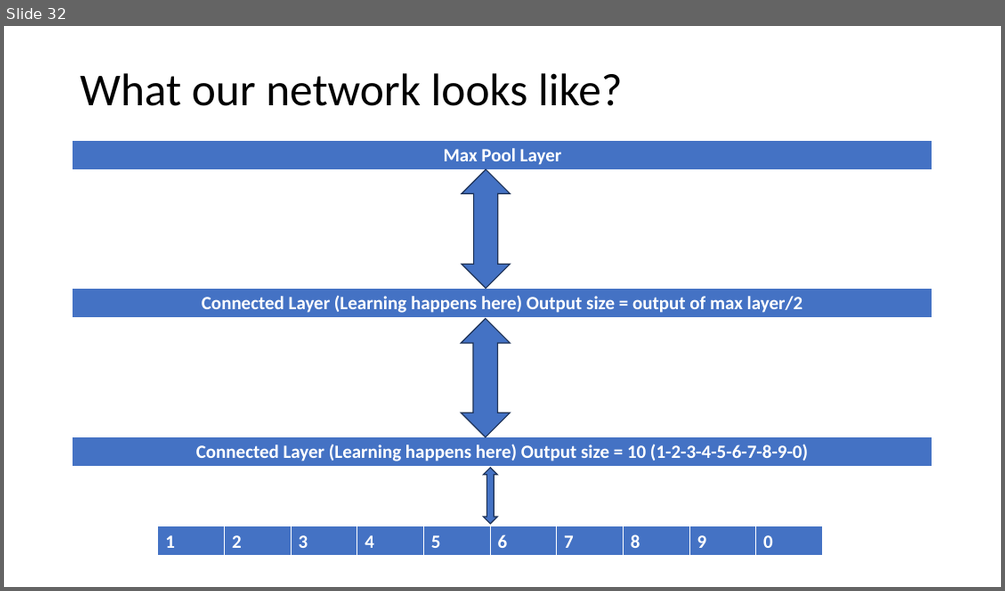
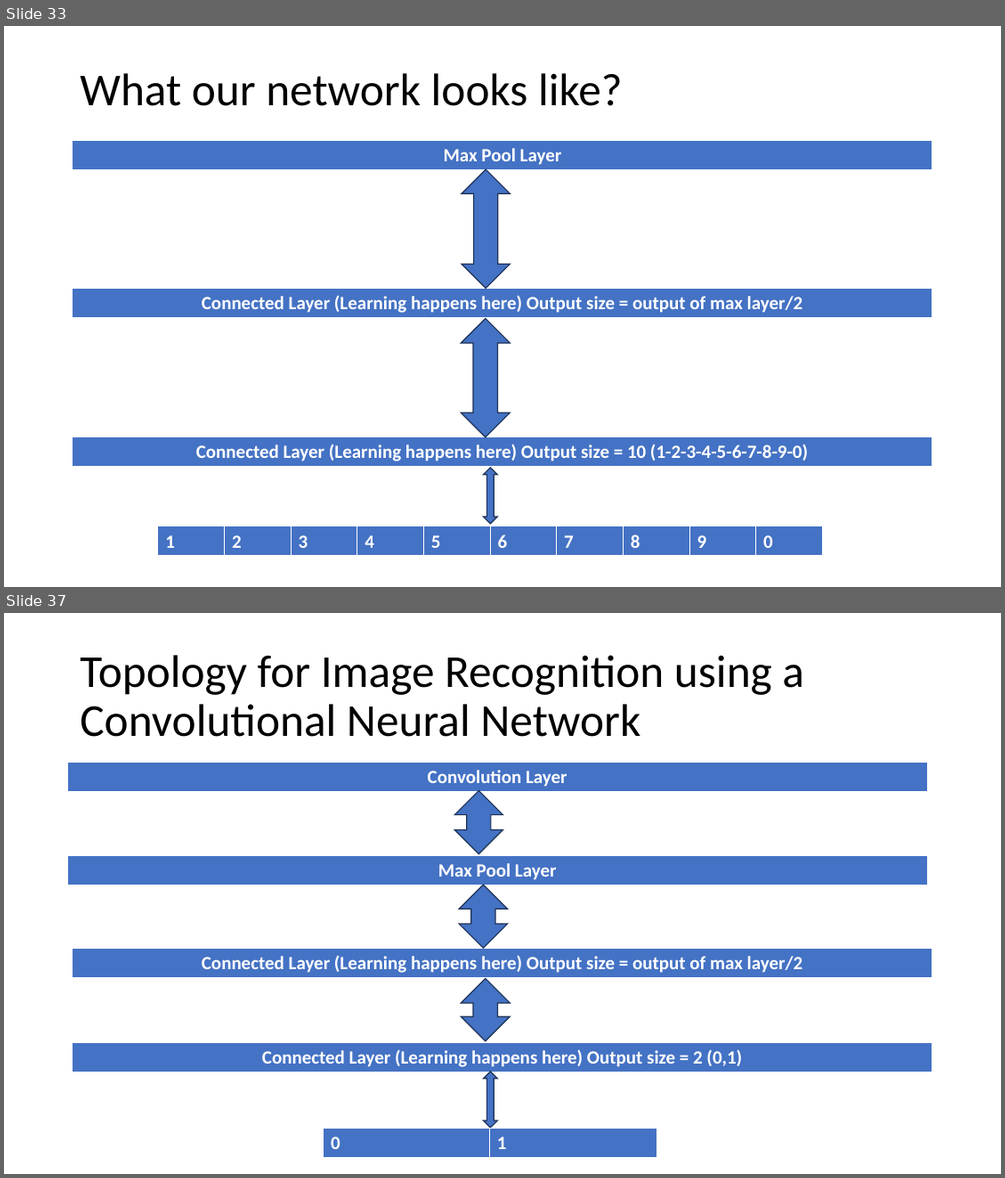
Before and after one commit to mbahrainwala/simpleNN, a slide deck: Introduction To Neural Networks and AI.pptx. Shown one above the other, each under a label of ours: slide 32 before the commit, slides 33 and 37 after it; the slides between them are not shown. The pictures are 1005x591 and 1005x1178 pixels, drawn with LibreOffice and Linux fonts; fonts in the diff are those of the drawing. Boxes give left, top, right and bottom in pixels: in the first picture for what was removed or moved away, otherwise in the second. Text is boxed around its words. In the diff, an @@ line names an element or a change of style, - is before the commit and + after.

```diff
--- a/Introduction To Neural Networks and AI.pptx
+++ b/Introduction To Neural Networks and AI.pptx
@@ slide 37 added at <box>4,613,1001,1174</box>, background #FFFFFF @@
@@ title added at <box>80,655,804,737</box>, 44 pt, text #000000 @@
+Topology for Image Recognition using a Convolutional Neural Network
@@ table added at <box>67,763,928,793</box>, 1 rows, 1 columns @@
+Convolution Layer
@@ up down arrow added at <box>455,791,503,854</box>, fill #4472C4, outline #1E3256 1 pt @@
@@ table added at <box>67,856,928,886</box>, 1 rows, 1 columns @@
+Max Pool Layer
@@ up down arrow added at <box>460,884,508,948</box>, fill #4472C4, outline #1E3256 1 pt @@
@@ table added at <box>73,948,933,979</box>, 1 rows, 1 columns @@
+Connected Layer (Learning happens here) Output size = output of max layer/2
@@ up down arrow added at <box>461,979,510,1041</box>, fill #4472C4, outline #1E3256 1 pt @@
@@ table added at <box>73,1043,933,1074</box>, 1 rows, 1 columns @@
+Connected Layer (Learning happens here) Output size = 2 (0,1)
@@ up down arrow added at <box>484,1071,498,1127</box>, fill #4472C4, outline #1E3256 1 pt @@
@@ table added at <box>324,1127,657,1159</box>, 1 rows, 2 columns @@
+0 | 1
@@ what was slide 32 is now slide 33 @@
```
Also in this commit, not shown: 1 slide changed, 4 other slides added.
